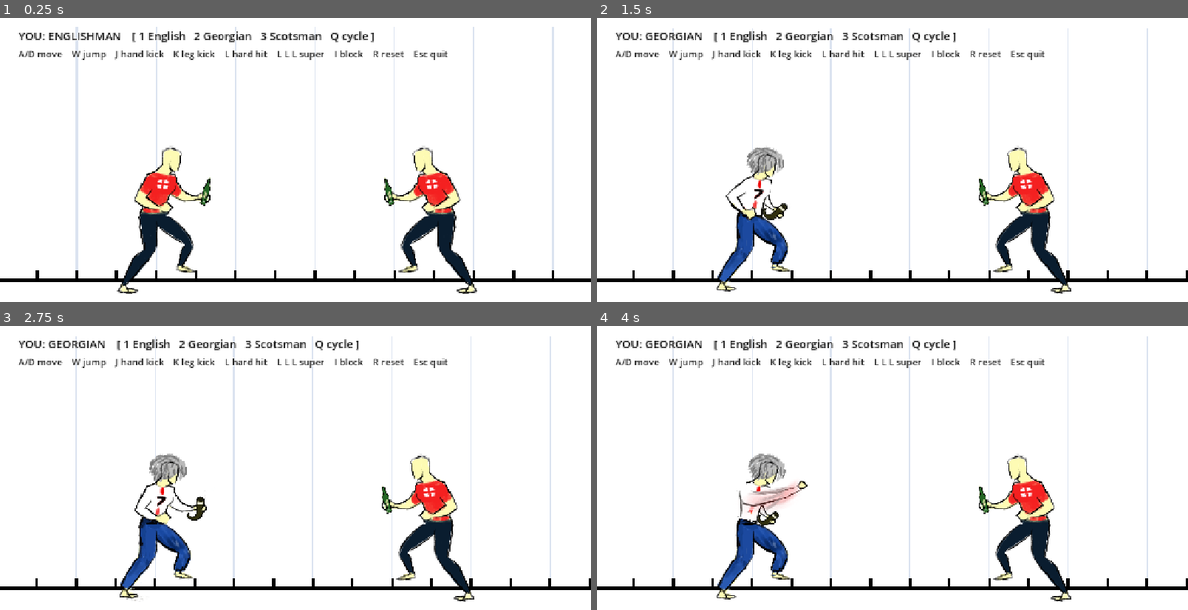
Above: before the commit, frames 1-4 (two rows, left to right).
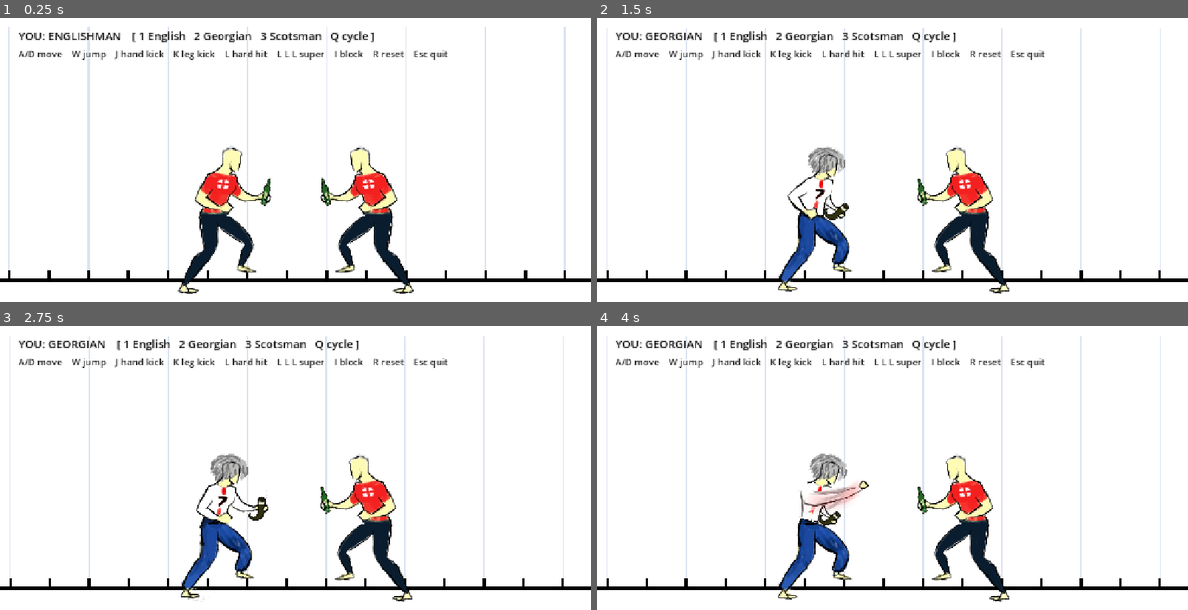
Above: after the commit, the same moments.

Repository: lukalklikadze/fighting-game
Game: Godot game, scene res://scenes/MoveTest.tscn
The game is run twice, just before and just after one commit, with the same random seed, the same clock (stepped at 60 frames per second) and the same inputs. This scene is started directly instead of the project's main scene.
Inputs (mouse positions are in pixels of both pictures, inside the frame that each line leads up to):
- Up to frame 1 (0.25 s): no input
- Up to frame 2 (1.5 s): tap L at 0.5, 1.25 s; move the mouse to (1022, 165) at 0.52 s; hold Right (ui_right) 0.53-1.25 s; tap Q at 0.6 s; click (1022, 165) at 0.67 s; tap Enter (ui_accept) at 0.77 s; drag from (774, 196) to (1022, 248) at 1.27 s
- Up to frame 3 (2.75 s): tap L at 2 s; move the mouse to (354, 416) at 2.02 s; hold Right (ui_right) from 2.03 s (still down); tap Shift at 2.1 s
- Up to frame 4 (4 s): release Right (ui_right) at 2.75 s; tap L at 2.75, 3.5 s; drag from (862, 556) to (715, 439) at 2.77 s; move the mouse to (1069, 539) at 3.52 s; hold Left (ui_left) from 3.53 s (still down); hold Keypad Enter from 3.53 s (still down); tap Enter (ui_accept) at 3.77 s

The runs differ from the first frame. In frame 1, 14% of the frame differs, in the area x 1-96%, y 3-98%; in frame 2, 12%; in frame 3, 13%; in frame 4, 13%.

Commit message:
Retune hand-drawn attacks to their art; fix air kick; dash pose
- Time each normal from its drawn swing: the move lasts as long as the
  animation (played once at a readable fps) and the hit lands at ~78%
  through -- when the limb is extended -- so attacks no longer connect
  during the wind-up.
- Air kick: short startup + long active and a tall, downward-reaching
  hitbox so a descending jump-in reliably hits a grounded foe (it used
  to sit at head height and whiff over them). Verified all three connect.
- Dash enabled for the hand-drawn fighters; dash pose uses a hard-hit
  frame (english 4 / georgian 9 / scotish 7).
- MoveTest: start the dummy closer for easier testing.

Co-Authored-By: Claude Opus 4.8 <noreply@anthropic.com>

Diff:
--- a/characters/scripts/player.gd
+++ b/characters/scripts/player.gd
@@ -35,14 +35,22 @@
 const PERSON_JUMP_DIR := "res://assets/jump/"
 const PERSON_HARD_DIR := "res://assets/hard hit/"
 # walk/hand/leg/hard = frame counts; jump = explicit (sparse) frame numbers;
-# fig_h/feet = drawn-figure height and feet offset below the 1000px canvas
-# center (from frame 0) used to scale + ground the art.
+# dash = a single hard-hit frame reused as the dash pose; fig_h/feet =
+# drawn-figure height and feet offset below the 1000px canvas center (from
+# frame 0) used to scale + ground the art.
 const PERSON_TARGET_HEIGHT := 340.0
 const PERSON_SETS := {
-	"english":  {"base": "english man",  "walk": 12, "hand": 6, "leg": 8,  "hard": 16, "jump": [0, 6, 9],  "fig_h": 905, "feet": 455},
-	"georgian": {"base": "georgian man", "walk": 12, "hand": 5, "leg": 10, "hard": 27, "jump": [4, 14],    "fig_h": 958, "feet": 466},
-	"scotish":  {"base": "scotish man",  "walk": 12, "hand": 6, "leg": 11, "hard": 14, "jump": [0, 6, 17],  "fig_h": 922, "feet": 449},
+	"english":  {"base": "english man",  "walk": 12, "hand": 6, "leg": 8,  "hard": 16, "jump": [0, 6, 9],  "dash": 4, "fig_h": 905, "feet": 455},
+	"georgian": {"base": "georgian man", "walk": 12, "hand": 5, "leg": 10, "hard": 27, "jump": [4, 14],    "dash": 9, "fig_h": 958, "feet": 466},
+	"scotish":  {"base": "scotish man",  "walk": 12, "hand": 6, "leg": 11, "hard": 14, "jump": [0, 6, 17],  "dash": 7, "fig_h": 922, "feet": 449},
 }
+
+# Hand-drawn attacks are timed FROM their art: each plays once across the whole
+# move at this readable fps, and the hit lands near the end of the swing (so the
+# strike connects when the drawn arm/leg is extended, not at the wind-up start).
+const PERSON_ATK_FPS := {"light": 26.0, "medium": 24.0, "heavy": 22.0, "air": 18.0}
+# Map each attack to the animation whose frame count drives its timing.
+const PERSON_ATK_ANIM := {"light": "hand", "medium": "leg", "heavy": "hard", "air": "leg"}
 
 const WALK_SPEED := 540.0
 const BACKWARD_SPEED := 380.0
@@ -480,36 +488,36 @@
 	sprite.sprite_frames = frames
 
 
-# A hand-drawn person only has walk / hand kick / leg kick, so every animation
-# the state machine might play is mapped onto those: idle = first walk frame,
-# backward walk = walk reversed, hand kick = light (J), leg kick = medium (K)
-# and the air/heavy/combo fallbacks, hit/death = a still frame.
+# A hand-drawn person has walk / jump / hand kick / leg kick / hard hit. The
+# state machine's other animations are mapped onto those: idle = first walk
+# frame, backward walk = walk reversed, hand kick = light (J), leg kick =
+# medium (K) + air fallback, hard hit = heavy (L), dash = one hard-hit pose,
+# full_combo = leg, hit/death = a still frame. Attack timing is retuned to the
+# art afterwards (see _retune_person_attacks).
 func _build_person_frames(info: Dictionary) -> void:
 	var base := str(info["base"])
 	var walk_n := int(info["walk"])
 	var hand_n := int(info["hand"])
 	var leg_n := int(info["leg"])
+	var hard_n := int(info["hard"])
 	var frames := SpriteFrames.new()
 	frames.remove_animation("default")
 
-	var hard_n := int(info["hard"])
-	# Heavy ("hard hit") plays once across the heavy move's ~0.72s; jump plays
-	# its sparse pose frames over the takeoff, then holds on the way down.
-	var hard_speed := maxf(float(hard_n) / 0.72, 12.0)
-
 	_add_person_anim(frames, "walk", PERSON_WALK_DIR, base, 0, walk_n - 1, 14.0, true, false)
 	_add_person_anim(frames, "walk_back", PERSON_WALK_DIR, base, 0, walk_n - 1, 14.0, true, true)
-	_add_person_anim(frames, "arm_attack", PERSON_HAND_DIR, base, 0, hand_n - 1, 18.0, false, false)
-	_add_person_anim(frames, "leg_attack", PERSON_LEG_DIR, base, 0, leg_n - 1, 16.0, false, false)
-	_add_person_anim(frames, "heavy_attack", PERSON_HARD_DIR, base, 0, hard_n - 1, hard_speed, false, false)
+	_add_person_anim(frames, "arm_attack", PERSON_HAND_DIR, base, 0, hand_n - 1, float(PERSON_ATK_FPS["light"]), false, false)
+	_add_person_anim(frames, "leg_attack", PERSON_LEG_DIR, base, 0, leg_n - 1, float(PERSON_ATK_FPS["medium"]), false, false)
+	_add_person_anim(frames, "heavy_attack", PERSON_HARD_DIR, base, 0, hard_n - 1, float(PERSON_ATK_FPS["heavy"]), false, false)
+	_add_person_anim(frames, "air_attack", PERSON_LEG_DIR, base, 0, leg_n - 1, float(PERSON_ATK_FPS["air"]), false, false)
 	_add_person_anim_list(frames, "jump_start", PERSON_JUMP_DIR, base, info["jump"], 10.0, false, false)
+	_add_person_anim_list(frames, "dash", PERSON_HARD_DIR, base, [info["dash"]], 6.0, false, false)
 	_add_person_anim(frames, "idle", PERSON_WALK_DIR, base, 0, 0, 6.0, true, false)
-	for still in ["slide", "dash", "hit", "death"]:
+	for still in ["slide", "hit", "death"]:
 		_add_person_anim(frames, still, PERSON_WALK_DIR, base, 0, 0, 6.0, false, false)
-	for kick_alias in ["full_combo", "air_attack"]:
-		_add_person_anim(frames, kick_alias, PERSON_LEG_DIR, base, 0, leg_n - 1, 16.0, false, false)
+	_add_person_anim(frames, "full_combo", PERSON_LEG_DIR, base, 0, leg_n - 1, 16.0, false, false)
 
 	sprite.sprite_frames = frames
+	_retune_person_attacks(info)
 
 	# The hand-drawn art is 1000px tall; scale it to fighter size and drop the
 	# feet onto the same ground line the placeholder uses. (facing uses flip_h,
@@ -517,6 +525,40 @@
 	var s := PERSON_TARGET_HEIGHT / float(info["fig_h"])
 	sprite.scale = Vector2(s, s)
 	sprite.position = Vector2(0.0, 124.0 - float(info["feet"]) * s)
+
+
+# Time each normal to its drawn swing: the move lasts as long as the animation
+# (played once at PERSON_ATK_FPS) and the hit lands at ~78% through -- i.e. when
+# the limb is extended -- with a short active window and the follow-through
+# frames covering recovery. Also gives the air kick a roomy, slightly lower
+# hitbox so a jump-in reliably connects with a grounded opponent.
+func _retune_person_attacks(info: Dictionary) -> void:
+	for atk in PERSON_ATK_FPS.keys():
+		var n := int(info[str(PERSON_ATK_ANIM[atk])])
+		var fps := float(PERSON_ATK_FPS[atk])
+		var total := maxi(6, int(round(float(n) / fps * 60.0)))
+		var startup: int
+		var active: int
+		if atk == "air":
+			# Airtime is short, so the kick must come out fast and stay out --
+			# otherwise you land before it connects.
+			startup = maxi(3, int(round(float(total) * 0.25)))
+			active = maxi(4, int(round(float(total) * 0.5)))
+		else:
+			# Ground normals land at ~78% -- when the drawn limb is extended.
+			startup = maxi(2, int(round(float(total) * 0.78)))
+			active = maxi(2, int(round(float(total) * 0.12)))
+		var recovery := maxi(2, total - startup - active)
+		var def: Dictionary = _attack_defs[atk]
+		def["startup"] = startup
+		def["active"] = active
+		def["recovery"] = recovery
+	# A grounded foe's hurtbox spans y -144..0. The old air box sat high (around
+	# head height), so a jump-in over the foe whiffed; make it tall and reaching
+	# down past the feet so a descending kick connects across a wide height band.
+	var air: Dictionary = _attack_defs["air"]
+	air["hitbox_offset"] = Vector2(76.0, -50.0)
+	air["hitbox_size"] = Vector2(128.0, 174.0)
 
 
 func _add_person_anim(frames: SpriteFrames, anim: String, dir: String, base: String, first: int, last: int, speed: float, loops: bool, reverse: bool) -> void:
@@ -964,7 +1006,7 @@
 
 
 func _try_start_dash() -> bool:
-	if _is_simple() or bot_enabled or _dash_cooldown > 0.0 or not _is_forward_input(_move_dir):
+	if bot_enabled or _dash_cooldown > 0.0 or not _is_forward_input(_move_dir):
 		return false
 	var tapped_forward := (_right_pressed and facing_dir > 0) or (_left_pressed and facing_dir < 0)
 	if not tapped_forward:
--- a/scenes/scripts/move_test.gd
+++ b/scenes/scripts/move_test.gd
@@ -10,8 +10,8 @@
 ##   1 / 2 / 3  English / Georgian / Scotsman      Q  cycle character
 ##   R  reset positions                            Esc  quit
 
-const P1_START := Vector2(-260, 232)
-const P2_START := Vector2(340, 232)
+const P1_START := Vector2(-150, 232)
+const P2_START := Vector2(170, 232)
 const CHARS := ["english", "georgian", "scotish"]
 const CHAR_NAMES := {"english": "ENGLISHMAN", "georgian": "GEORGIAN", "scotish": "SCOTSMAN"}
 
